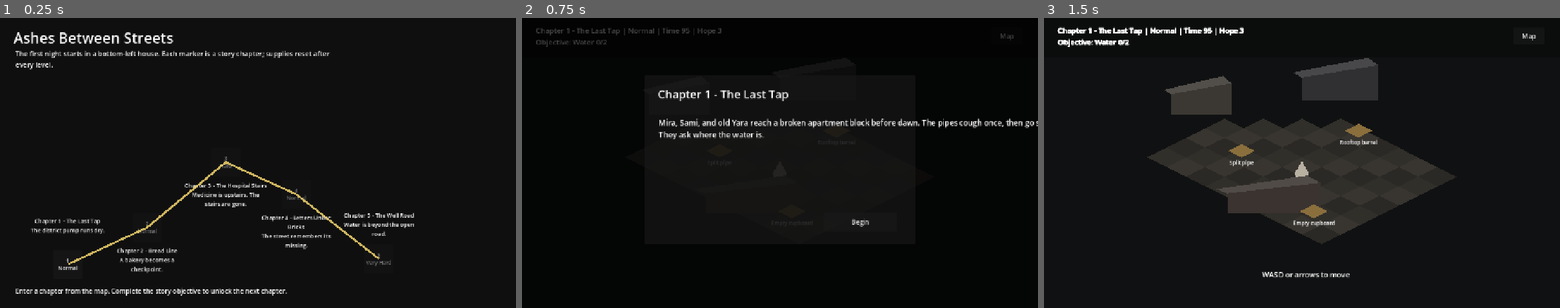
Above: before the commit, frames 1-3 (left to right).
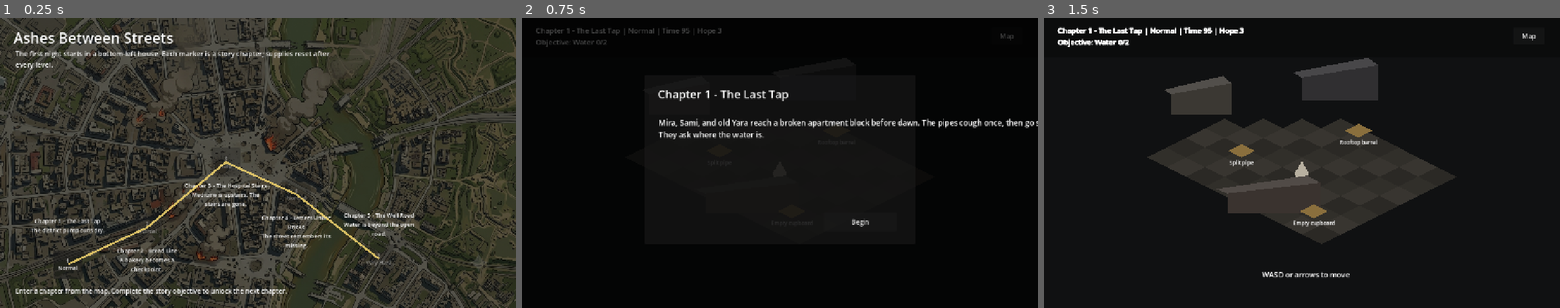
Above: after the commit, the same moments.

Repository: Asemdnn/ashes-between-streets
Game: Godot game, scene res://scenes/Main.tscn
Same seed, same stepped clock (60 frames per second), same inputs: the game is played once before the commit and once after it.
Inputs:
- Up to frame 1 (0.25 s): no input
- Up to frame 2 (0.75 s): click "1 Normal" at 0.5 s
- Up to frame 3 (1.5 s): click "Begin" at 1.25 s

The runs differ from the first frame. In frame 1, 73% of the frame differs, in the area x 0-100%, y 0-100%; in frame 2, nothing differs; in frame 3, nothing differs.

Commit message:
Fix campaign map sizing

Diff:
--- a/scripts/Main.gd
+++ b/scripts/Main.gd
@@ -109,6 +109,7 @@
 
 
 func _ready() -> void:
+	get_viewport().size_changed.connect(_sync_map_root_size)
 	_show_map()
 
 
@@ -156,7 +157,7 @@
 	_clear_active()
 
 	map_root = Control.new()
-	map_root.set_anchors_preset(Control.PRESET_FULL_RECT)
+	_sync_control_to_viewport(map_root)
 	active_root = map_root
 	add_child(map_root)
 
@@ -164,7 +165,7 @@
 	if map_texture != null:
 		var map_image := TextureRect.new()
 		map_image.texture = map_texture
-		map_image.set_anchors_preset(Control.PRESET_FULL_RECT)
+		map_image.set_anchors_and_offsets_preset(Control.PRESET_FULL_RECT)
 		map_image.expand_mode = TextureRect.EXPAND_IGNORE_SIZE
 		map_image.stretch_mode = TextureRect.STRETCH_KEEP_ASPECT_COVERED
 		map_image.modulate = Color(0.72, 0.72, 0.68, 1.0)
@@ -172,12 +173,12 @@
 	else:
 		var bg := ColorRect.new()
 		bg.color = Color("#141516")
-		bg.set_anchors_preset(Control.PRESET_FULL_RECT)
+		bg.set_anchors_and_offsets_preset(Control.PRESET_FULL_RECT)
 		map_root.add_child(bg)
 
 	var shade := ColorRect.new()
 	shade.color = Color(0.03, 0.035, 0.035, 0.28)
-	shade.set_anchors_preset(Control.PRESET_FULL_RECT)
+	shade.set_anchors_and_offsets_preset(Control.PRESET_FULL_RECT)
 	map_root.add_child(shade)
 
 	var title := Label.new()
@@ -211,6 +212,16 @@
 	footer.size = Vector2(860, 28)
 	footer.add_theme_font_size_override("font_size", 16)
 	map_root.add_child(footer)
+
+
+func _sync_control_to_viewport(control: Control) -> void:
+	control.position = Vector2.ZERO
+	control.size = get_viewport_rect().size
+
+
+func _sync_map_root_size() -> void:
+	if map_root != null:
+		_sync_control_to_viewport(map_root)
 
 
 func _load_map_texture() -> Texture2D:
